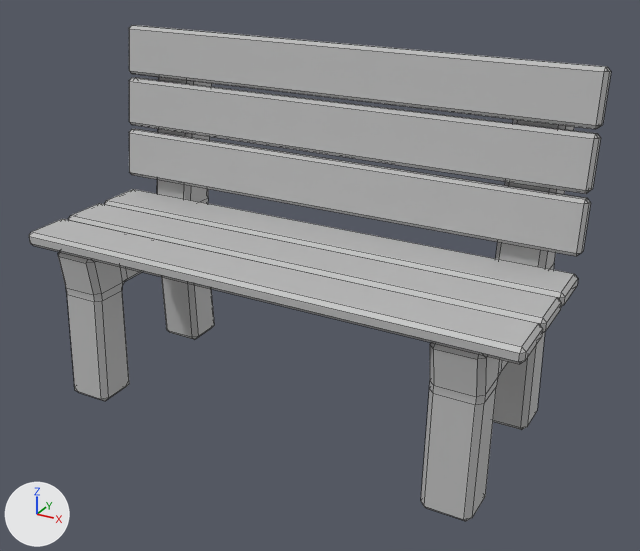
Renders of the FBX model prototype3/Maya_Reboot/scenes/Environment/Bench.fbx from each side of a commit.
One viewpoint serves both versions: a 50 mm lens placed at (0.545, -1.068, 0.674), pointed at (0.027, -0.127, 0.203). The axes (+X, +Y, +Z) are drawn at lower left. The lights are the same throughout. Mesh edges are drawn as thin lines. Where no turn or scale is listed for an object, it has been applied to the vertices.

The first picture shows 'Bench'.
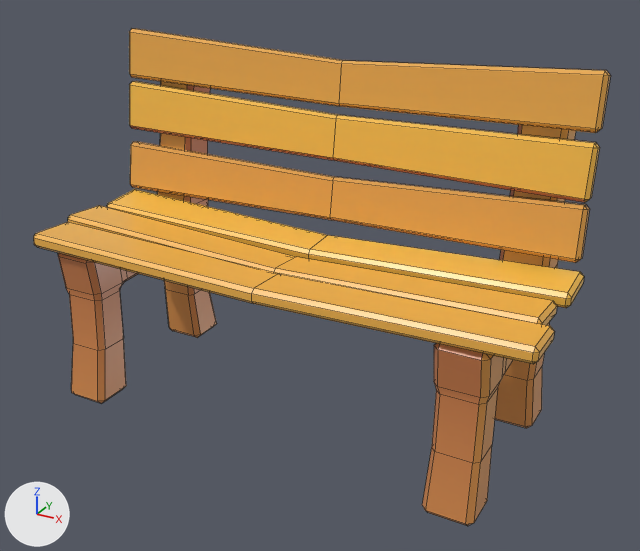
Location of each change, (x1, y1, x2, y2) in pixels of the pictures (640 x 551 px):
'Bench', reshaped, moved: before (29, 25, 611, 521); after (34, 28, 611, 526)
part 1 of me_mesh, rebuilt: before (421, 119, 574, 521); after (422, 125, 576, 526)
part 2 of me_mesh, rebuilt: before (58, 77, 214, 401); after (58, 81, 217, 404)
part 3 of me_mesh, rebuilt: before (129, 25, 611, 129); after (129, 28, 611, 133)
part 4 of me_mesh, rebuilt: before (105, 189, 578, 306); after (107, 189, 584, 308)
part 5 of me_mesh, rebuilt: before (29, 219, 543, 364); after (34, 222, 555, 364)
part 6 of me_mesh, rebuilt: before (129, 129, 591, 256); after (130, 141, 590, 263)
part 7 of me_mesh, rebuilt: before (129, 77, 601, 194); after (129, 81, 600, 203)
part 8 of me_mesh, rebuilt (8% shorter): before (68, 203, 561, 333); after (68, 205, 557, 325)

Diff of the bpy script that builds the scene:
```diff
--- a/prototype3/Maya_Reboot/scenes/Environment/Bench.fbx.py
+++ b/prototype3/Maya_Reboot/scenes/Environment/Bench.fbx.py
@@ img_19_png @@
+img_19_png = load_image('19.png', '../../sourceimages/Texture_test/19.png', 1024, 1024, 'sRGB')
@@ mat_stingraypbs1 @@
+mat_stingraypbs1 = principled_material('StingrayPBS1')
+mat_stingraypbs1.texture = img_19_png  # with its transparency
+mat_stingraypbs1.roughness = 0.33
@@ me_mesh @@
 # used by ob_bench; location = (0.0, -0.117, 0.244)
-me_mesh.from_pydata(...)  # 352 vertices, 368 faces; spans x -0.345..0.345, y -0.158..0.158, z -0.244..0.244
-me_mesh.materials.append(mat_lambert1)  # grey #bcbcbc
+me_mesh.from_pydata(...)  # 464 vertices, 480 faces; spans x -0.354..0.354, y -0.16..0.161, z -0.242..0.242
+# me_mesh part 1: the loose piece of 104 vertices spanning x 0.237..0.301, y -0.151..0.158, z -0.244..0.226 is rebuilt with 136 vertices and now spans x 0.237..0.302, y -0.155..0.161, z -0.242..0.218, in mat_stingraypbs1 (picture img_19_png)
+# me_mesh part 2: the loose piece of 104 vertices spanning x -0.306..-0.242, y -0.151..0.158, z -0.244..0.226 is rebuilt with 136 vertices and now spans x -0.31..-0.246, y -0.155..0.161, z -0.242..0.218, in mat_stingraypbs1 (picture img_19_png)
+# me_mesh part 3: the loose piece of 24 vertices spanning x -0.345..0.345, y 0.074..0.101, z 0.173..0.244 is rebuilt with 32 vertices and now spans x -0.349..0.341, y 0.077..0.118, z 0.161..0.242, in mat_stingraypbs1 (picture img_19_png)
+# me_mesh part 4: the loose piece of 24 vertices spanning x -0.345..0.345, y -0.006..0.064, z -0.019..0.001 is rebuilt with 32 vertices and now spans x -0.344..0.347, y -0.006..0.073, z -0.029..0.005, in mat_stingraypbs1 (picture img_19_png)
+# me_mesh part 5: the loose piece of 24 vertices spanning x -0.345..0.345, y -0.158..-0.088, z -0.019..0.001 is rebuilt with 32 vertices and now spans x -0.337..0.354, y -0.16..-0.079, z -0.03..0.005, in mat_stingraypbs1 (picture img_19_png)
+# me_mesh part 6: the loose piece of 24 vertices spanning x -0.345..0.345, y 0.054..0.082, z 0.023..0.093 is rebuilt with 32 vertices and now spans x -0.35..0.341, y 0.056..0.096, z 0.005..0.087, in mat_stingraypbs1 (picture img_19_png)
+# me_mesh part 7: the loose piece of 24 vertices spanning x -0.345..0.345, y 0.064..0.092, z 0.098..0.169 is rebuilt with 32 vertices and now spans x -0.349..0.341, y 0.067..0.104, z 0.09..0.166, in mat_stingraypbs1 (picture img_19_png)
+# me_mesh part 8: the loose piece of 24 vertices spanning x -0.345..0.345, y -0.082..-0.012, z -0.019..0.001 is rebuilt with 32 vertices and now spans x -0.354..0.337, y -0.08..-0.006, z -0.036..0.002, in mat_stingraypbs1 (picture img_19_png)
+me_mesh.materials.append(mat_stingraypbs1)  # picture img_19_png
@@ ob_bench @@
 ob_bench = bpy.data.objects.new('Bench', me_mesh)
-ob_bench.location = (0.0, -0.117, 0.244)
+ob_bench.location = (0.004, -0.12, 0.242)
```
